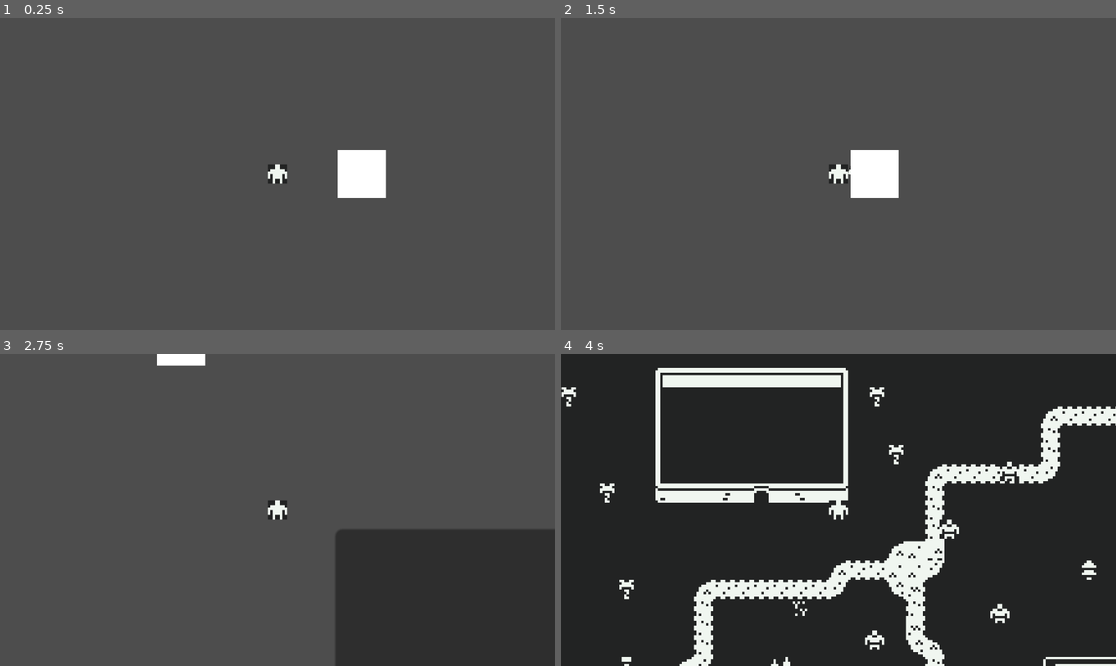
Above: before the commit, frames 1-4 (two rows, left to right).
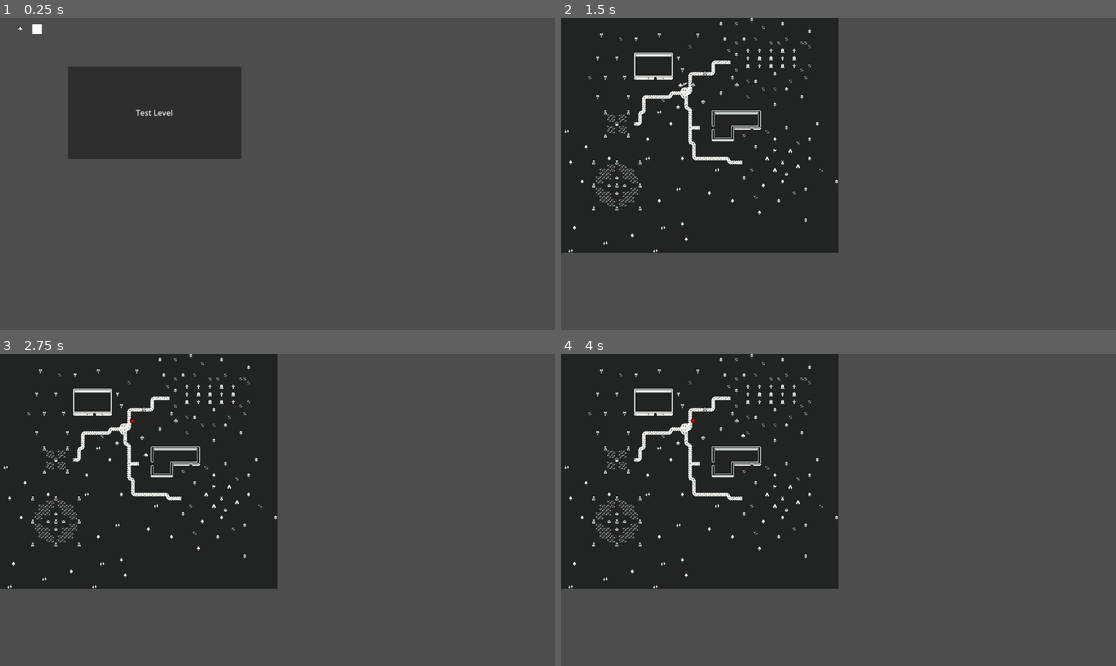
Above: after the commit, the same moments.

Repository: Moustakick/GameJam-Tension
Game: Godot game, scene res://scene/menu.tscn
Two runs of this game, one before a commit and one after it. Both use one fixed random seed, a clock stepped at 60 frames per second and the inputs below.
Inputs (mouse positions are in pixels of both pictures, inside the frame that each line leads up to):
- Up to frame 1 (0.25 s): no input
- Up to frame 2 (1.5 s): click (716, 111) at 0.5 s, where only the run after the commit has a clickable "Test Level"; tap Enter at 1.25 s; move the mouse to (960, 158) at 1.27 s; hold D (right) from 1.28 s (still down); hold Space (attack_key) from 1.28 s (still down)
- Up to frame 3 (2.75 s): move the mouse to (166, 525) at 2.02 s; release D (right) at 2.03 s; release Space (attack_key) at 2.03 s; hold Down (down) from 2.03 s (still down); click (166, 525) at 2.1 s
- Up to frame 4 (4 s): move the mouse to (894, 441) at 2.77 s; release Down (down) at 2.78 s; hold D (right) 2.78-3.53 s; hold Space (attack_key) 2.78-3.53 s; move the mouse to (810, 572) at 3.52 s; hold W (up) from 3.53 s (still down); click (810, 572) at 3.6 s

The runs differ from the first frame. In frame 1, 11% of the frame differs, in the area x 3-70%, y 2-58%; in frame 2, 39%; in frame 3, 54%; in frame 4, 68%, in the area x 0-100%, y 0-100%.

Commit message:
icon.svg

Diff:
--- a/scene/menu.tscn
+++ b/scene/menu.tscn
@@ -1,7 +1,8 @@
-[gd_scene load_steps=5 format=3 uid="uid://cb2tow7m4qk7r"]
+[gd_scene load_steps=6 format=3 uid="uid://cb2tow7m4qk7r"]
 
 [ext_resource type="Script" path="res://scripts/menu.gd" id="1_qecsi"]
 [ext_resource type="PackedScene" uid="uid://dax2x8onk7n16" path="res://scene/player.tscn" id="2_pqt2h"]
+[ext_resource type="PackedScene" uid="uid://hag24t10sqiu" path="res://scene/anchor_2d.tscn" id="3_3p8tf"]
 
 [sub_resource type="RectangleShape2D" id="RectangleShape2D_h20ro"]
 
@@ -44,5 +45,9 @@
 [node name="Polygon2D" type="Polygon2D" parent="Area2D"]
 polygon = PackedVector2Array(67, 13, 67, 33, 87, 33, 87, 13)
 
+[node name="Anchor2D" parent="." instance=ExtResource("3_3p8tf")]
+position = Vector2(248, -25)
+zoom_level = 2
+
 [connection signal="pressed" from="Button" to="." method="_on_button_pressed"]
 [connection signal="area_entered" from="Area2D" to="." method="_on_area_2d_area_entered"]
--- a/scene/player.tscn
+++ b/scene/player.tscn
@@ -1,7 +1,9 @@
-[gd_scene load_steps=8 format=3 uid="uid://dax2x8onk7n16"]
+[gd_scene load_steps=10 format=3 uid="uid://dax2x8onk7n16"]
 
 [ext_resource type="Script" path="res://scripts/player.gd" id="1_406lb"]
 [ext_resource type="Texture2D" uid="uid://bwr7upym8yf3s" path="res://kenney_micro-roguelike/Tiles/Monochrome/tile_0004.png" id="1_s8q7j"]
+[ext_resource type="PackedScene" uid="uid://djnykbyn3hpbi" path="res://scene/anchor_camera_2d.tscn" id="2_5x2bm"]
+[ext_resource type="PackedScene" uid="uid://bbwjrdk3jdfry" path="res://scene/anchor_detector_2d.tscn" id="3_ucnoc"]
 [ext_resource type="Script" path="res://scripts/Hurtbox.gd" id="3_y64kw"]
 [ext_resource type="PackedScene" uid="uid://mu25lk7y00mv" path="res://scene/health_component.tscn" id="4_q6ny3"]
 
@@ -16,6 +18,10 @@
 [node name="Player" type="CharacterBody2D"]
 script = ExtResource("1_406lb")
 SPEED = 100.0
+
+[node name="AnchorCamera2D" parent="." instance=ExtResource("2_5x2bm")]
+
+[node name="AnchorDetector2D" parent="." instance=ExtResource("3_ucnoc")]
 
 [node name="PlayerShape" type="CollisionShape2D" parent="."]
 shape = SubResource("RectangleShape2D_8bn8g")
@@ -34,9 +40,6 @@
 
 [node name="HealthComponent" parent="." instance=ExtResource("4_q6ny3")]
 
-[node name="Camera2D" type="Camera2D" parent="."]
-zoom = Vector2(5, 5)
-
 [node name="CenterMarkerKey" type="Marker2D" parent="."]
 
 [node name="SwordMarkerKey" type="Marker2D" parent="CenterMarkerKey"]
@@ -47,5 +50,7 @@
 [node name="SwordMarkerMouse" type="Marker2D" parent="CenterMarkerMouse"]
 position = Vector2(4, 0)
 
+[connection signal="anchor_detached" from="AnchorDetector2D" to="AnchorCamera2D" method="_on_AnchorDetector2D_anchor_detached"]
+[connection signal="anchor_detected" from="AnchorDetector2D" to="AnchorCamera2D" method="_on_AnchorDetector2D_anchor_detected"]
 [connection signal="area_entered" from="Hurtbox" to="." method="_on_hurtbox_area_entered"]
 [connection signal="body_entered" from="Hurtbox" to="." method="_on_hurtbox_body_entered"]
